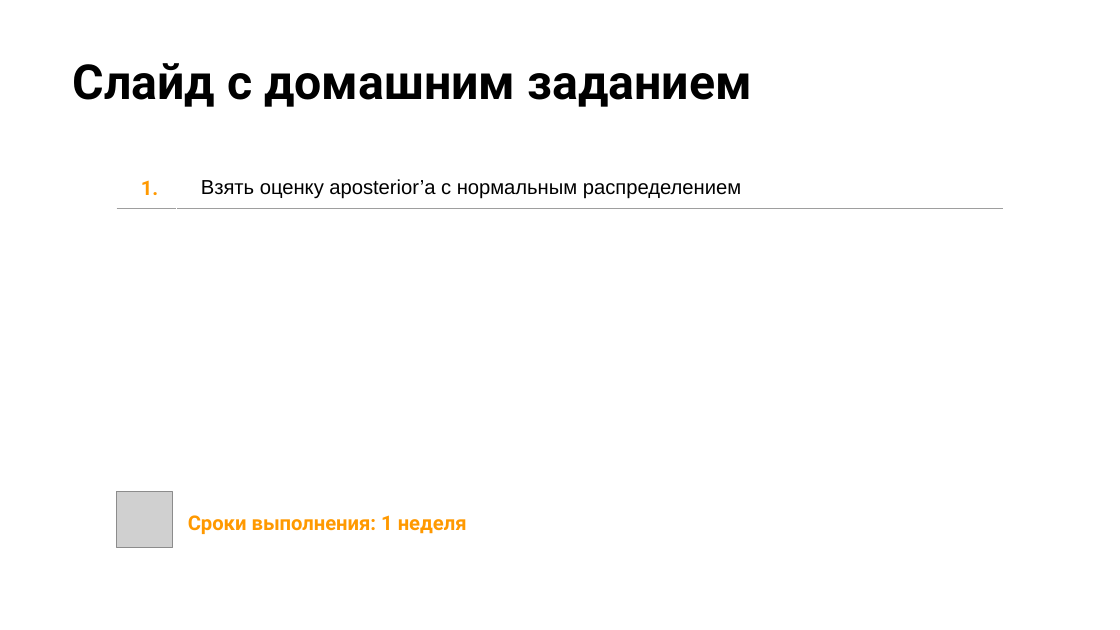
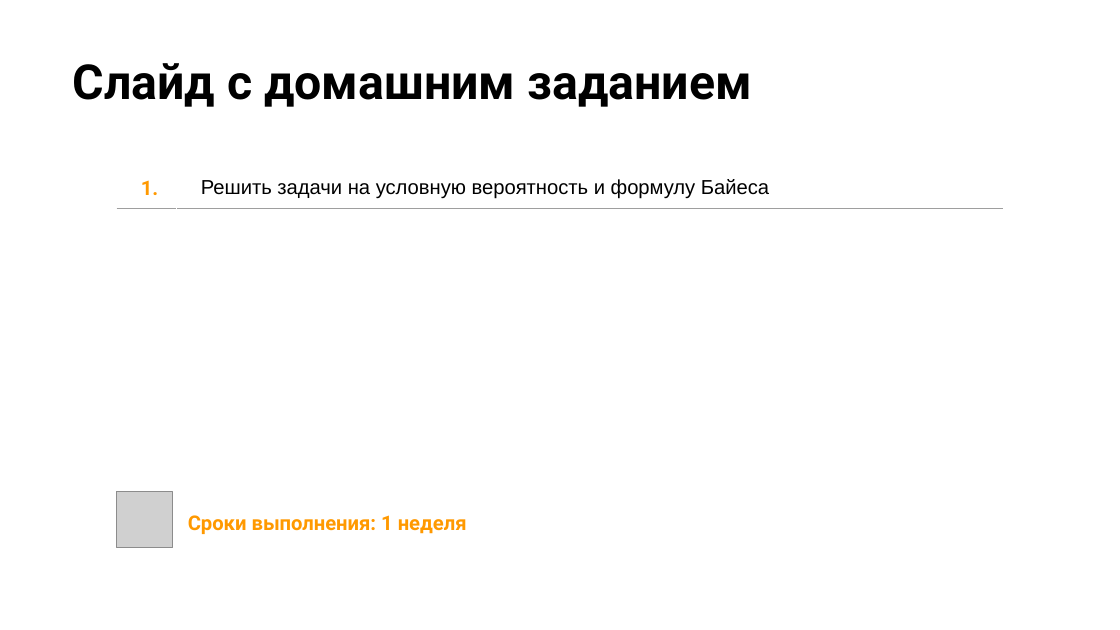
Before and after one commit to stureiko/Otus_lectures, a slide deck: slide 35 of ML Adv/24 - Introduction in Bayes/24 - Introduction in Bayes lesson.pptx. Drawn at 1120x630 pixels with LibreOffice and Linux fonts; fonts in the diff are those of the drawing; grey boxes stand for pictures; background and template pictures are left out. Boxes give left, top, right and bottom in pixels: in the first picture for what was removed or moved away, otherwise in the second. Text is boxed around its words. In the diff, an @@ line names an element or a change of style, - is before the commit and + after.

```diff
--- a/ML Adv/24 - Introduction in Bayes/24 - Introduction in Bayes lesson.pptx
+++ b/ML Adv/24 - Introduction in Bayes/24 - Introduction in Bayes lesson.pptx
@@ table at [116, 168, 1004, 209] @@
-row 1, column 2: Взять оценку aposterior’a c нормальным распределением
+row 1, column 2: Решить задачи на условную вероятность и формулу Байеса
```
Also in this commit, not shown: 1 other slide changed, 3 other files.
